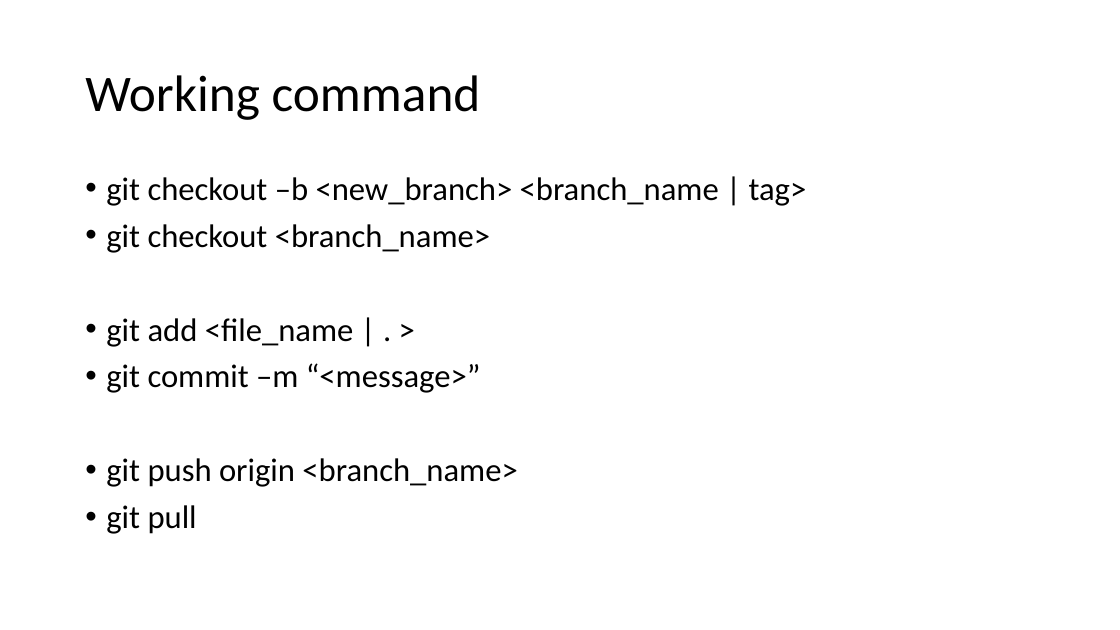
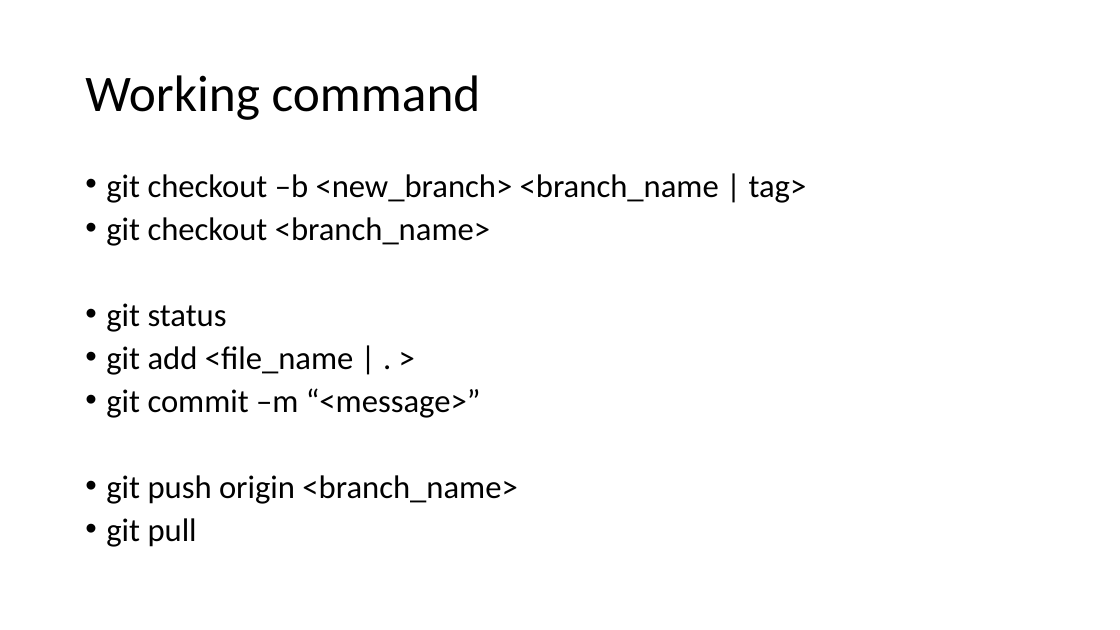
Before and after one commit to oyviktorisa/mobile-programming-2020.2, a slide deck: slide 4 of Intro to Git.pptx. Drawn at 1120x630 pixels with LibreOffice and Linux fonts; fonts in the diff are those of the drawing. Boxes give left, top, right and bottom in pixels: in the first picture for what was removed or moved away, otherwise in the second. Text is boxed around its words. In the diff, an @@ line names an element or a change of style, - is before the commit and + after.

```diff
--- a/Intro to Git.pptx
+++ b/Intro to Git.pptx
@@ text at [106, 174, 807, 547]: line spacing 0.9 to 0.8 @@
@@ text at [106, 303, 227, 332]: paragraph added @@
+• git status
```
Also in this commit, not shown: 1 other slide changed.
